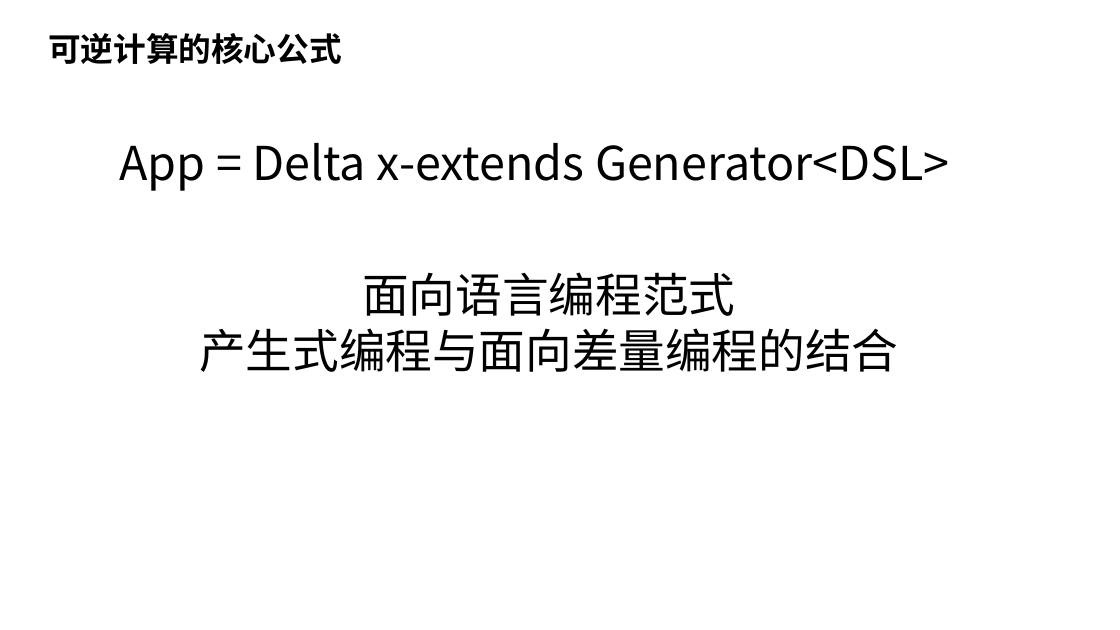
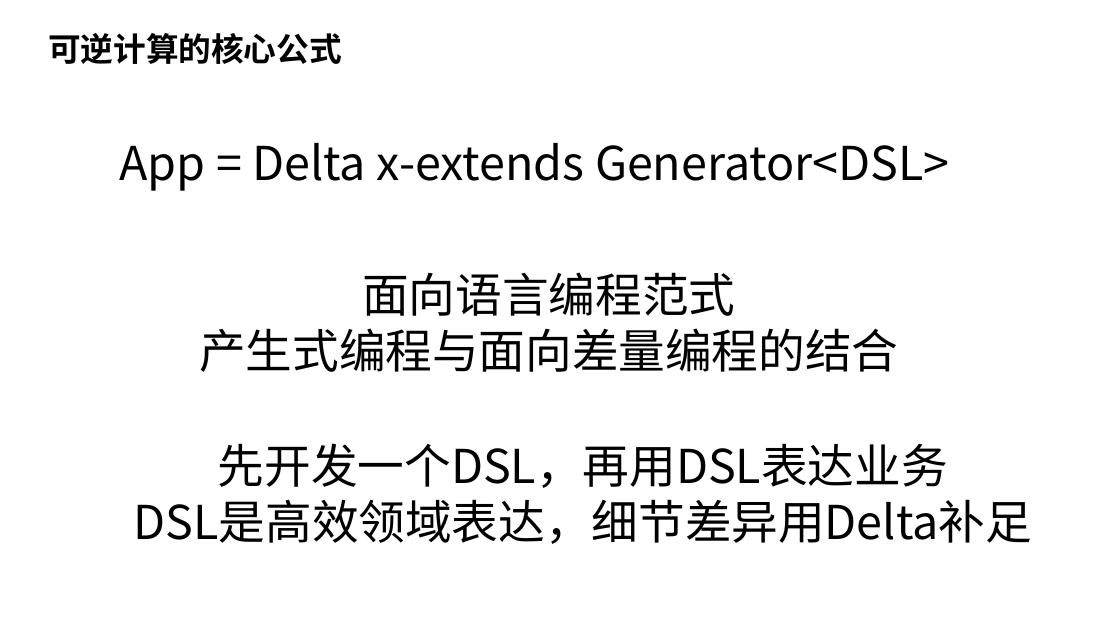
Before and after one commit to nop-platform/nop-entropy-docs, a slide deck: slide 4 of src/ppt/theory-of-reversible-computation.pptx. Drawn at 1120x630 pixels with LibreOffice and Linux fonts; fonts in the diff are those of the drawing. Boxes give left, top, right and bottom in pixels: in the first picture for what was removed or moved away, otherwise in the second. Text is boxed around its words. In the diff, an @@ line names an element or a change of style, - is before the commit and + after.

```diff
--- a/src/ppt/theory-of-reversible-computation.pptx
+++ b/src/ppt/theory-of-reversible-computation.pptx
@@ text added at <box>134,443,1032,544</box>, 40 pt, text #000000 @@
+先开发一个DSL，再用DSL表达业务
+DSL是高效领域表达，细节差异用Delta补足
```
Also in this commit, not shown: 15 other slides changed.
